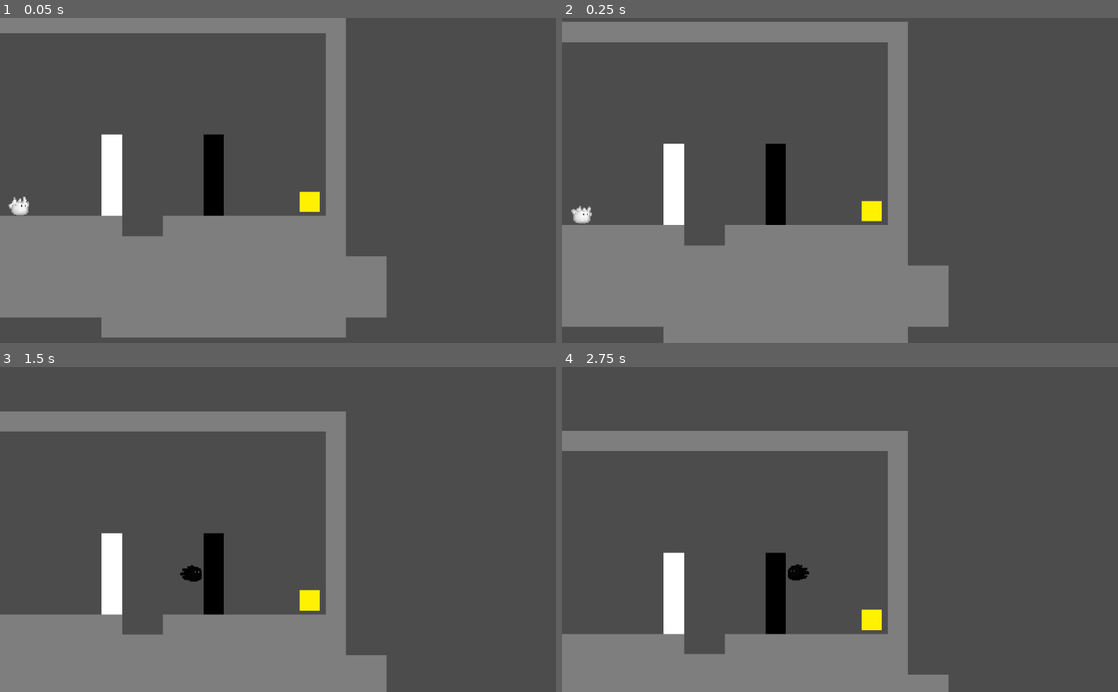
Above: before the commit, frames 1-4 (two rows, left to right).
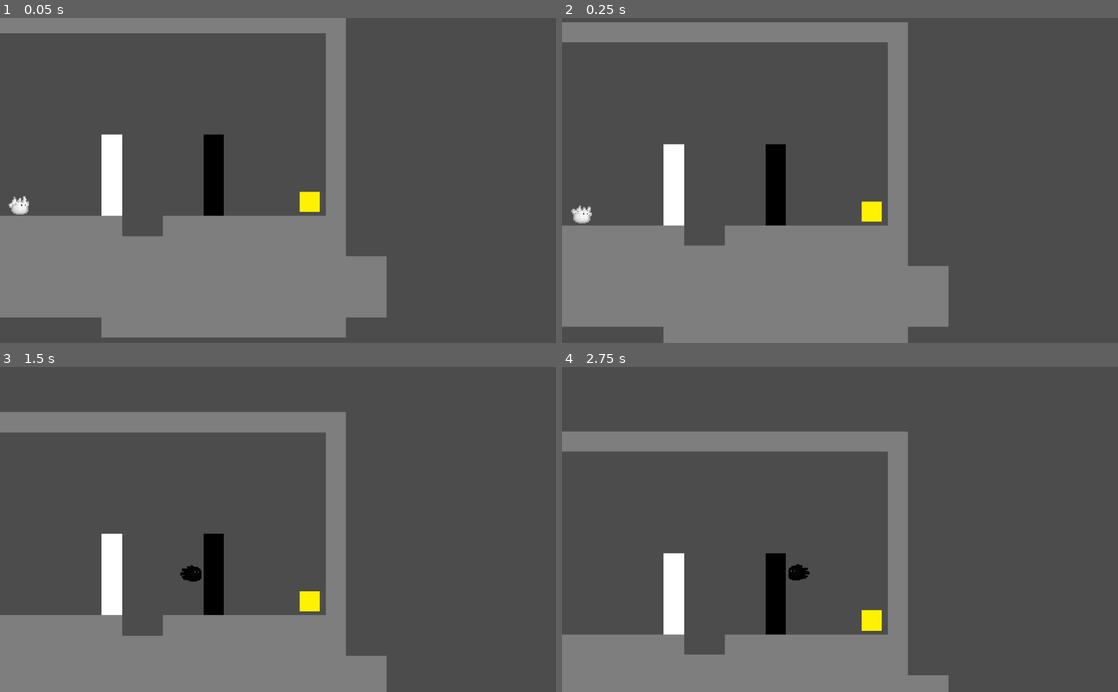
Above: after the commit, the same moments.

Repository: renzoventura/Relit
Game: Godot game, scene res://Scenes/levels/Level2.tscn
Same seed, same stepped clock (60 frames per second), same inputs: the game is played once before the commit and once after it. This scene is started directly instead of the project's main scene.
Inputs (mouse positions are in pixels of both pictures, inside the frame that each line leads up to):
- Up to frame 1 (0.05 s): no input
- Up to frame 2 (0.25 s): no input
- Up to frame 3 (1.5 s): move the mouse to (400, 513) at 0.52 s; hold W (jump) 0.53-1.28 s; hold D (right) from 0.53 s (still down); tap Q (toggle_form) at 0.6 s; click (400, 513) at 0.67 s; move the mouse to (166, 545) at 1.27 s; tap W (jump) at 1.35 s
- Up to frame 4 (2.75 s): tap W (jump) at 1.52, 1.82 s; tap Q (toggle_form) at 1.55, 2.1 s; move the mouse to (895, 458) at 2.02 s; release D (right) at 2.03 s; hold A (left) from 2.03 s (still down); hold W (jump) from 2.03 s (still down)

The runs differ from the first frame. In frame 1, less than 0.1% of the frame differs, in the area x 1-6%, y 54-61%; in frame 2, 0.3%; in frame 3, 0.5%, in the area x 0-70%, y 13-89%; in frame 4, 0.4%.

Commit message:
Added background music, change pitch during pause and sound effects for jump, form change and death

Diff:
--- a/Scenes/Menu/PauseScreen.gd
+++ b/Scenes/Menu/PauseScreen.gd
@@ -10,6 +10,7 @@
 	if event.is_action_pressed("pause"):
 		get_tree().paused = !get_tree().paused
 		visible = !visible
+		get_tree().call_group("Gamestate", "set_background_music", get_tree().paused)
 
 func _on_Resume_mouse_entered():
 	resume_label.add_color_override("font_color", BLACK)
--- a/Scenes/Menu/PauseScreen.tscn
+++ b/Scenes/Menu/PauseScreen.tscn
@@ -16,7 +16,7 @@
 [node name="ColorRect" type="ColorRect" parent="."]
 anchor_right = 1.0
 anchor_bottom = 1.0
-color = Color( 0.0431373, 0.0352941, 0.0352941, 0.34902 )
+color = Color( 0.054902, 0.0431373, 0.0431373, 0.745098 )
 __meta__ = {
 "_edit_use_anchors_": false
 }
--- a/Scenes/level/Gamestate.gd
+++ b/Scenes/level/Gamestate.gd
@@ -9,8 +9,10 @@
 static func get_level(var index: int):
 	return load(str("res://Scenes/levels/", _order[index], ".tscn"))
 
+onready var backgroundMusic = $Music/AudioStreamPlayer
+
 func _ready():
-	pass # Replace with function body.
+	backgroundMusic.play()
 
 func next_level():
 	var context = get_tree().get_current_scene().get_name()
@@ -30,3 +32,9 @@
 
 func reset_level():
 	get_tree().reload_current_scene()
+
+func set_background_music(paused):
+	if paused:
+		backgroundMusic.pitch_scale = 0.8
+	else:
+		backgroundMusic.pitch_scale = 1
--- a/Scenes/levels/Level2.tscn
+++ b/Scenes/levels/Level2.tscn
@@ -15,9 +15,3 @@
 
 [node name="DeathDetector" parent="Hazards" index="0"]
 position = Vector2( 139.129, 935.223 )
-
-[node name="ChangingTile" parent="ChangingTiles" index="0"]
-position = Vector2( -251.332, 785.836 )
-
-[node name="MovingTile" parent="MovingTiles" index="0"]
-position = Vector2( -162.693, 924.879 )
--- a/Scenes/levels/TemplateLevel.tscn
+++ b/Scenes/levels/TemplateLevel.tscn
@@ -8,6 +8,7 @@
 [ext_resource path="res://Scenes/level/Gamestate.gd" type="Script" id=6]
 [ext_resource path="res://Scenes/Hazards/DeathDetector.tscn" type="PackedScene" id=7]
 [ext_resource path="res://Scenes/Menu/PauseScreen.tscn" type="PackedScene" id=8]
+[ext_resource path="res://assets/sfx/background_music.ogg" type="AudioStream" id=9]
 
 [node name="TemplateLevel" type="Node2D" groups=[
 "Gamestate",
@@ -62,3 +63,10 @@
 
 [node name="PauseScreen" parent="CanvasLayer" instance=ExtResource( 8 )]
 visible = false
+
+[node name="Music" type="Node2D" parent="."]
+
+[node name="AudioStreamPlayer" type="AudioStreamPlayer" parent="Music"]
+pause_mode = 2
+stream = ExtResource( 9 )
+volume_db = -17.181
--- a/Scenes/player/Player.gd
+++ b/Scenes/player/Player.gd
@@ -16,6 +16,10 @@
 
 signal animate
 signal death_animate
+
+onready var jump_sfx = $JumpSFX
+onready var hurt_sfx = $HurtSFX
+onready var change_sfx = $FormChange
 
 func _ready():
 	is_alive = true
@@ -51,10 +55,12 @@
 func jump():
 	if Input.is_action_pressed("jump") and is_on_floor():
 		motion.y -= JUMP_SPEED
+		jump_sfx.play()
 
 func toggle_form():
 	if Input.is_action_just_pressed("toggle_form") and can_toggle:
 		is_light = !is_light
+		change_sfx.play()
 		update_form()
 
 func update_form():
@@ -75,6 +81,7 @@
 
 func hurt():
 	is_alive = false
+	hurt_sfx.play()
 	var t = Timer.new()
 	t.set_wait_time(2)
 	t.set_one_shot(true)
@@ -88,4 +95,6 @@
 	if is_alive:
 		emit_signal("animate", motion, is_light)
 	else:
+#		motion.x -= -motion.x * 2
+#		motion.y -= -motion.y * 2
 		emit_signal("death_animate")
--- a/Scenes/player/Player.tscn
+++ b/Scenes/player/Player.tscn
@@ -1,10 +1,13 @@
-[gd_scene load_steps=4 format=2]
+[gd_scene load_steps=7 format=2]
 
 [ext_resource path="res://Scenes/player/PlayerAnimation.tscn" type="PackedScene" id=1]
 [ext_resource path="res://Scenes/player/Player.gd" type="Script" id=2]
+[ext_resource path="res://assets/sfx/jump.wav" type="AudioStream" id=3]
+[ext_resource path="res://assets/sfx/death.wav" type="AudioStream" id=4]
+[ext_resource path="res://assets/sfx/change_form.wav" type="AudioStream" id=5]
 
 [sub_resource type="RectangleShape2D" id=1]
-extents = Vector2( 33.0485, 31.9186 )
+extents = Vector2( 33.9951, 33.7873 )
 
 [node name="Player" type="KinematicBody2D"]
 position = Vector2( 0, -0.27739 )
@@ -33,7 +36,20 @@
 
 [node name="PlayerAnimation" parent="." instance=ExtResource( 1 )]
 animation = "dark_idle"
+frame = 1
 playing = true
+
+[node name="JumpSFX" type="AudioStreamPlayer" parent="."]
+stream = ExtResource( 3 )
+volume_db = -10.0
+
+[node name="HurtSFX" type="AudioStreamPlayer" parent="."]
+stream = ExtResource( 4 )
+volume_db = -5.0
+
+[node name="FormChange" type="AudioStreamPlayer" parent="."]
+stream = ExtResource( 5 )
+volume_db = -10.0
 [connection signal="animate" from="." to="PlayerAnimation" method="_on_Player_animate"]
 [connection signal="death_animate" from="." to="PlayerAnimation" method="_on_Player_death_animate"]
 [connection signal="body_entered" from="Area2D" to="." method="_on_Area2D_body_entered"]
Not shown: 1 places in Scenes/levels/TemplateLevel.tscn that only renumber resources
Not shown, added: assets/sfx/background_music.ogg.import
Not shown, added: assets/sfx/change_form.wav.import
Not shown, added: assets/sfx/death.wav.import
Not shown, added: assets/sfx/game_start.wav.import
Not shown, added: assets/sfx/background_music.ogg
Not shown, added: assets/sfx/change_form.wav
Not shown, added: assets/sfx/death.wav
Not shown, added: assets/sfx/game_start.wav
Not shown, added: assets/sfx/jump.wav
